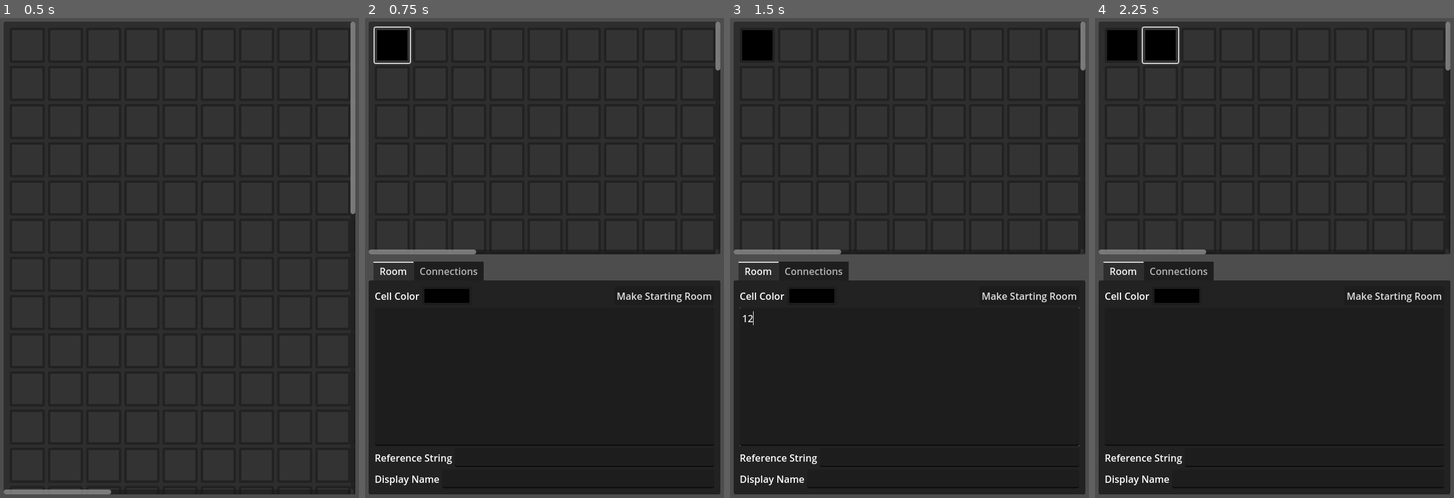
Above: before the commit, frames 1-4 (left to right).
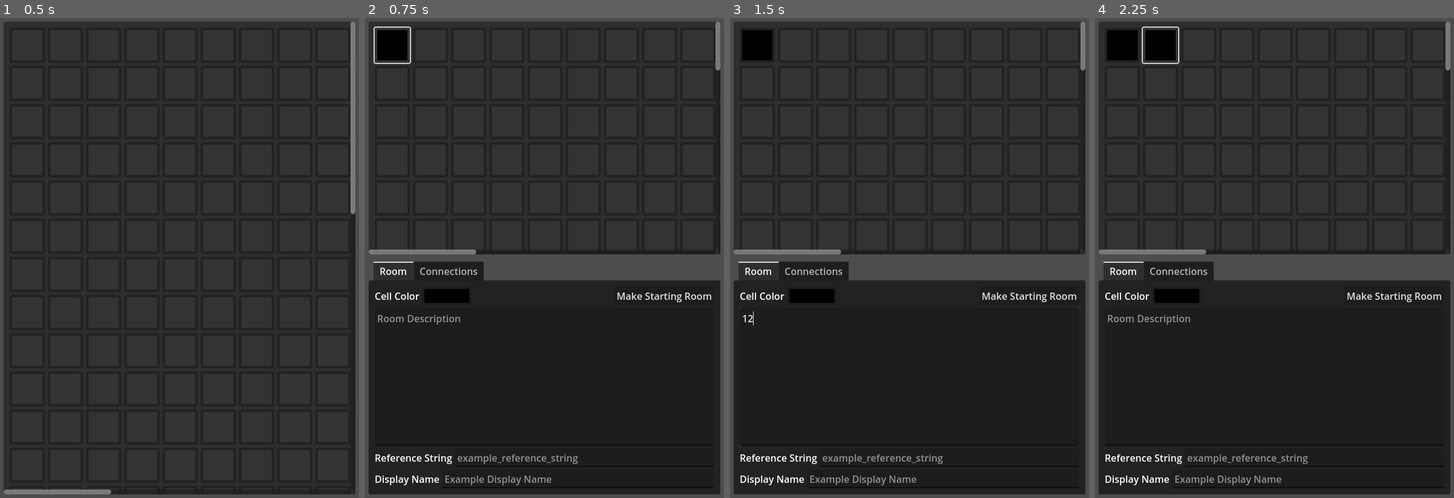
Above: after the commit, the same moments.

Repository: SashaMkrv/godot-4.2.1-text-adventure
Game: Godot game, scene res://NavigationOnly/Scenes/MapEditor.tscn
Same seed, same stepped clock (60 frames per second), same inputs: the game is played once before the commit and once after it. This scene is started directly instead of the project's main scene.
Inputs (mouse positions are in pixels of both pictures, inside the frame that each line leads up to):
- Up to frame 1 (0.5 s): no input
- Up to frame 2 (0.75 s): click (393, 46) at 0.5 s
- Up to frame 3 (1.5 s): click (909, 378) at 1.27 s; type "12" at 1.35 s
- Up to frame 4 (2.25 s): click (1313, 459) at 1.5 s; type "12" at 1.58 s; click (1306, 478) at 1.73 s; type "Alex" at 1.82 s; click (1159, 46) at 2.02 s

Frame 1 is identical in both runs. In frame 2, 0.6% of the frame differs, in the area x 3-60%, y 61-98%; in frame 3, 0.4%; in frame 4, 0.6%.

Commit message:
add placeholder text, remove dropdown connection mockup

Diff:
--- a/NavigationOnly/Scenes/MapEditor.tscn
+++ b/NavigationOnly/Scenes/MapEditor.tscn
@@ -40,6 +40,8 @@
 
 [node name="MarginContainer" type="MarginContainer" parent="MarginContainer/VSplitContainer/PanelContainer/ScrollContainer"]
 layout_mode = 2
+size_flags_horizontal = 3
+size_flags_vertical = 3
 theme_override_constants/margin_left = 10
 theme_override_constants/margin_top = 10
 theme_override_constants/margin_right = 10
@@ -109,6 +111,7 @@
 layout_mode = 2
 size_flags_horizontal = 3
 size_flags_vertical = 3
+placeholder_text = "Room Description"
 wrap_mode = 1
 syntax_highlighter = SubResource("SyntaxHighlighter_ikksk")
 highlight_all_occurrences = true
@@ -124,6 +127,7 @@
 unique_name_in_owner = true
 layout_mode = 2
 size_flags_horizontal = 3
+placeholder_text = "example_reference_string"
 
 [node name="HBoxContainer3" type="HBoxContainer" parent="MarginContainer/VSplitContainer/ItemEditor/Room/MarginContainer/VBoxContainer"]
 layout_mode = 2
@@ -136,6 +140,7 @@
 unique_name_in_owner = true
 layout_mode = 2
 size_flags_horizontal = 3
+placeholder_text = "Example Display Name"
 
 [node name="Connections" type="PanelContainer" parent="MarginContainer/VSplitContainer/ItemEditor"]
 visible = false
@@ -143,123 +148,18 @@
 size_flags_horizontal = 3
 metadata/_tab_index = 1
 
-[node name="HBoxContainer" type="HBoxContainer" parent="MarginContainer/VSplitContainer/ItemEditor/Connections"]
+[node name="MarginContainer" type="MarginContainer" parent="MarginContainer/VSplitContainer/ItemEditor/Connections"]
 layout_mode = 2
+theme_override_constants/margin_left = 10
+theme_override_constants/margin_top = 10
+theme_override_constants/margin_right = 10
+theme_override_constants/margin_bottom = 10
 
-[node name="VBoxContainer" type="VBoxContainer" parent="MarginContainer/VSplitContainer/ItemEditor/Connections/HBoxContainer"]
+[node name="CodeEdit" type="CodeEdit" parent="MarginContainer/VSplitContainer/ItemEditor/Connections/MarginContainer"]
 layout_mode = 2
-
-[node name="HBoxContainer" type="HBoxContainer" parent="MarginContainer/VSplitContainer/ItemEditor/Connections/HBoxContainer/VBoxContainer"]
-layout_mode = 2
-
-[node name="OptionButton" type="OptionButton" parent="MarginContainer/VSplitContainer/ItemEditor/Connections/HBoxContainer/VBoxContainer/HBoxContainer"]
-layout_mode = 2
-selected = 0
-item_count = 7
-popup/item_0/text = "base_instinct"
-popup/item_1/text = "business_casual"
-popup/item_1/id = 1
-popup/item_2/text = "gas_station_outside"
-popup/item_2/id = 2
-popup/item_3/text = "charlotte_1"
-popup/item_3/id = 3
-popup/item_4/text = "charlotte_2"
-popup/item_4/id = 4
-popup/item_5/text = "jail_cell"
-popup/item_5/id = 5
-popup/item_6/text = "jail_cell_outside"
-popup/item_6/id = 6
-
-[node name="OptionButton2" type="OptionButton" parent="MarginContainer/VSplitContainer/ItemEditor/Connections/HBoxContainer/VBoxContainer/HBoxContainer"]
-layout_mode = 2
-theme_override_font_sizes/font_size = 11
-selected = 1
-item_count = 10
-popup/item_0/text = "NORTH"
-popup/item_1/text = "EAST"
-popup/item_1/id = 1
-popup/item_2/text = "SOUTH"
-popup/item_2/id = 3
-popup/item_3/text = "WEST"
-popup/item_3/id = 2
-popup/item_4/text = "UP"
-popup/item_4/id = 4
-popup/item_5/text = "DOWN"
-popup/item_5/id = 5
-popup/item_6/text = "NORTHEAST"
-popup/item_6/id = 6
-popup/item_7/text = "NORTHWEST"
-popup/item_7/id = 7
-popup/item_8/text = "SOUTHEAST"
-popup/item_8/id = 8
-popup/item_9/text = "SOUTHWEST"
-popup/item_9/id = 9
-
-[node name="LineEdit" type="LineEdit" parent="MarginContainer/VSplitContainer/ItemEditor/Connections/HBoxContainer/VBoxContainer/HBoxContainer"]
-visible = false
-layout_mode = 2
-size_flags_horizontal = 3
-text = "business_casual"
-
-[node name="Button" type="Button" parent="MarginContainer/VSplitContainer/ItemEditor/Connections/HBoxContainer/VBoxContainer/HBoxContainer"]
-layout_mode = 2
-text = "DEL"
-
-[node name="HBoxContainer2" type="HBoxContainer" parent="MarginContainer/VSplitContainer/ItemEditor/Connections/HBoxContainer/VBoxContainer"]
-layout_mode = 2
-
-[node name="OptionButton" type="OptionButton" parent="MarginContainer/VSplitContainer/ItemEditor/Connections/HBoxContainer/VBoxContainer/HBoxContainer2"]
-layout_mode = 2
-selected = 0
-item_count = 7
-popup/item_0/text = "base_instinct"
-popup/item_1/text = "business_casual"
-popup/item_1/id = 1
-popup/item_2/text = "gas_station_outside"
-popup/item_2/id = 2
-popup/item_3/text = "charlotte_1"
-popup/item_3/id = 3
-popup/item_4/text = "charlotte_2"
-popup/item_4/id = 4
-popup/item_5/text = "jail_cell"
-popup/item_5/id = 5
-popup/item_6/text = "jail_cell_outside"
-popup/item_6/id = 6
-
-[node name="OptionButton2" type="OptionButton" parent="MarginContainer/VSplitContainer/ItemEditor/Connections/HBoxContainer/VBoxContainer/HBoxContainer2"]
-layout_mode = 2
-theme_override_font_sizes/font_size = 11
-selected = 1
-item_count = 10
-popup/item_0/text = "NORTH"
-popup/item_1/text = "EAST"
-popup/item_1/id = 1
-popup/item_2/text = "SOUTH"
-popup/item_2/id = 3
-popup/item_3/text = "WEST"
-popup/item_3/id = 2
-popup/item_4/text = "UP"
-popup/item_4/id = 4
-popup/item_5/text = "DOWN"
-popup/item_5/id = 5
-popup/item_6/text = "NORTHEAST"
-popup/item_6/id = 6
-popup/item_7/text = "NORTHWEST"
-popup/item_7/id = 7
-popup/item_8/text = "SOUTHEAST"
-popup/item_8/id = 8
-popup/item_9/text = "SOUTHWEST"
-popup/item_9/id = 9
-
-[node name="LineEdit" type="LineEdit" parent="MarginContainer/VSplitContainer/ItemEditor/Connections/HBoxContainer/VBoxContainer/HBoxContainer2"]
-visible = false
-layout_mode = 2
-size_flags_horizontal = 3
-text = "business_casual"
-
-[node name="Button" type="Button" parent="MarginContainer/VSplitContainer/ItemEditor/Connections/HBoxContainer/VBoxContainer/HBoxContainer2"]
-layout_mode = 2
-text = "DEL"
+placeholder_text = "EAST: example_room_reference_string
+SOUTH: example_room_reference_string
+CHARLOTTE: example_string_for_arbitrary_direction"
 
 [node name="Timer" type="Timer" parent="MarginContainer/VSplitContainer/ItemEditor"]
 wait_time = 5.0
